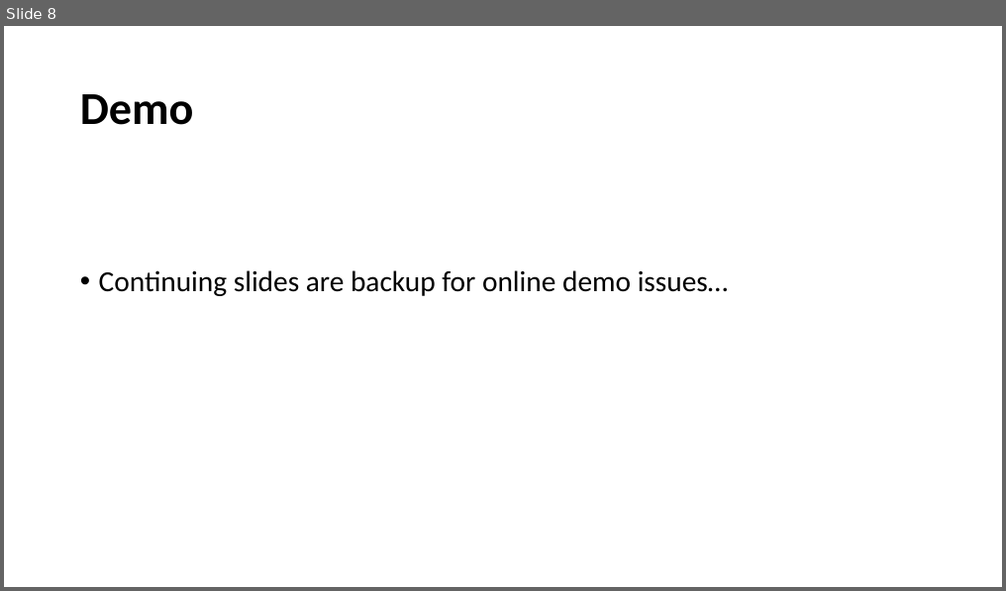
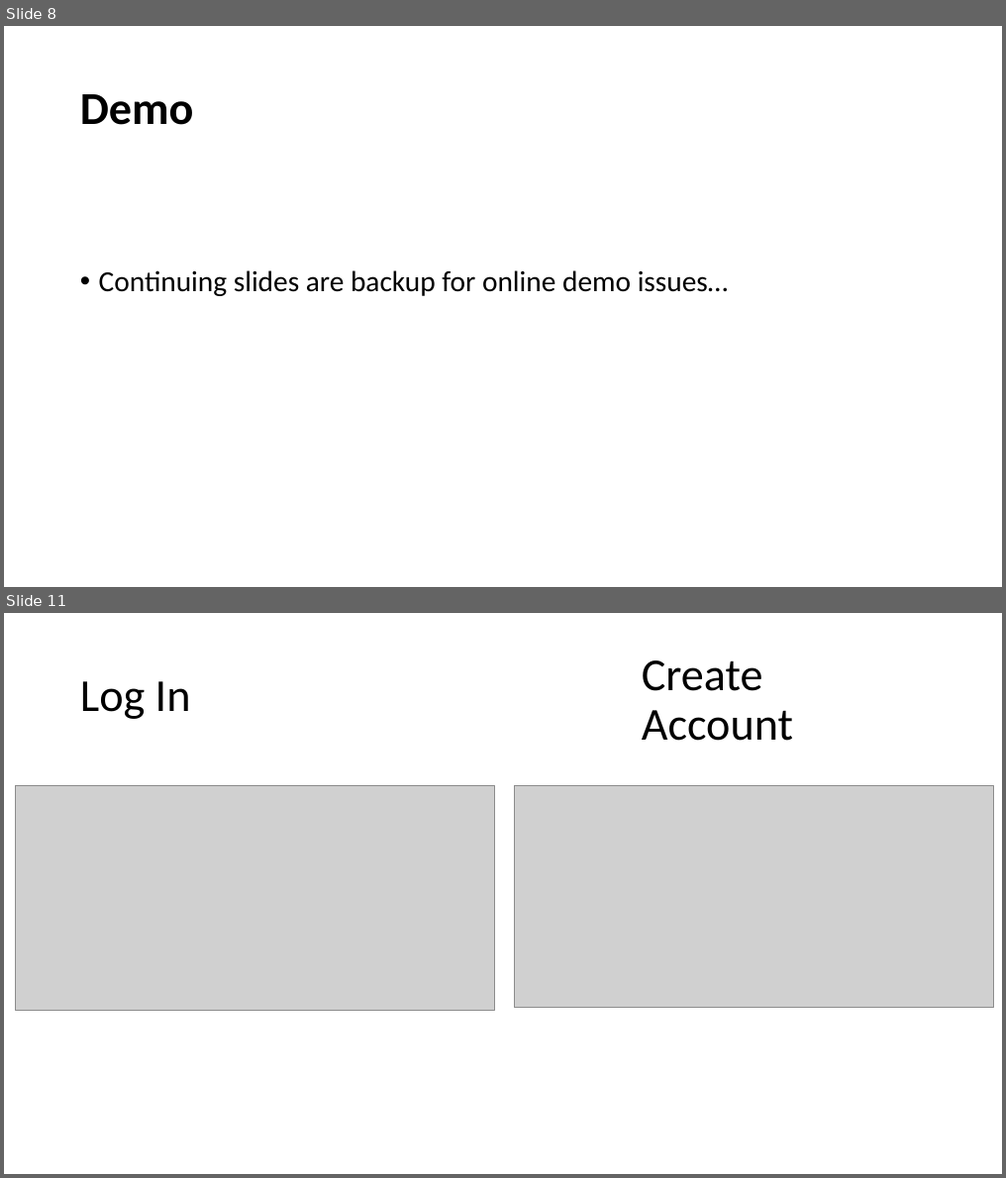
Before and after one commit to kdanedesigns/InclusiveAlphabet, a slide deck: documents/InclusiveAlphabetCapstonePresentation20230613.pptx. Shown one above the other, each under a label of ours: slide 8 before the commit, slides 8 and 11 after it; the slides between them are not shown. The pictures are 1006x591 and 1006x1178 pixels, drawn with LibreOffice and Linux fonts; fonts in the diff are those of the drawing; grey boxes stand for pictures. Boxes give left, top, right and bottom in pixels: in the first picture for what was removed or moved away, otherwise in the second. Text is boxed around its words. In the diff, an @@ line names an element or a change of style, - is before the commit and + after.

```diff
--- a/documents/InclusiveAlphabetCapstonePresentation20230613.pptx
+++ b/documents/InclusiveAlphabetCapstonePresentation20230613.pptx
@@ slide 11 added at [4,613,1002,1174], background #FFFFFF @@
@@ text added at [642,661,793,741], 44 pt, text #000000 @@
+Create Account
@@ title added at [80,681,191,719], 44 pt, text #000000 @@
+Log In
@@ picture added at [15,785,495,1011] @@
@@ picture added at [515,786,994,1008] @@
```
Also in this commit, not shown: 6 slides changed, 11 other slides added, 1 slide removed.
